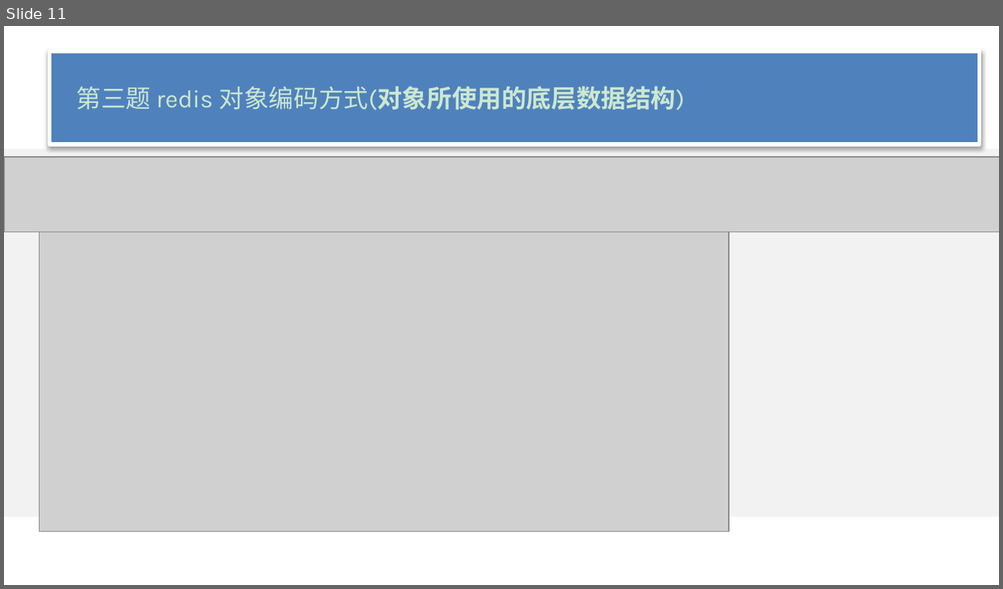
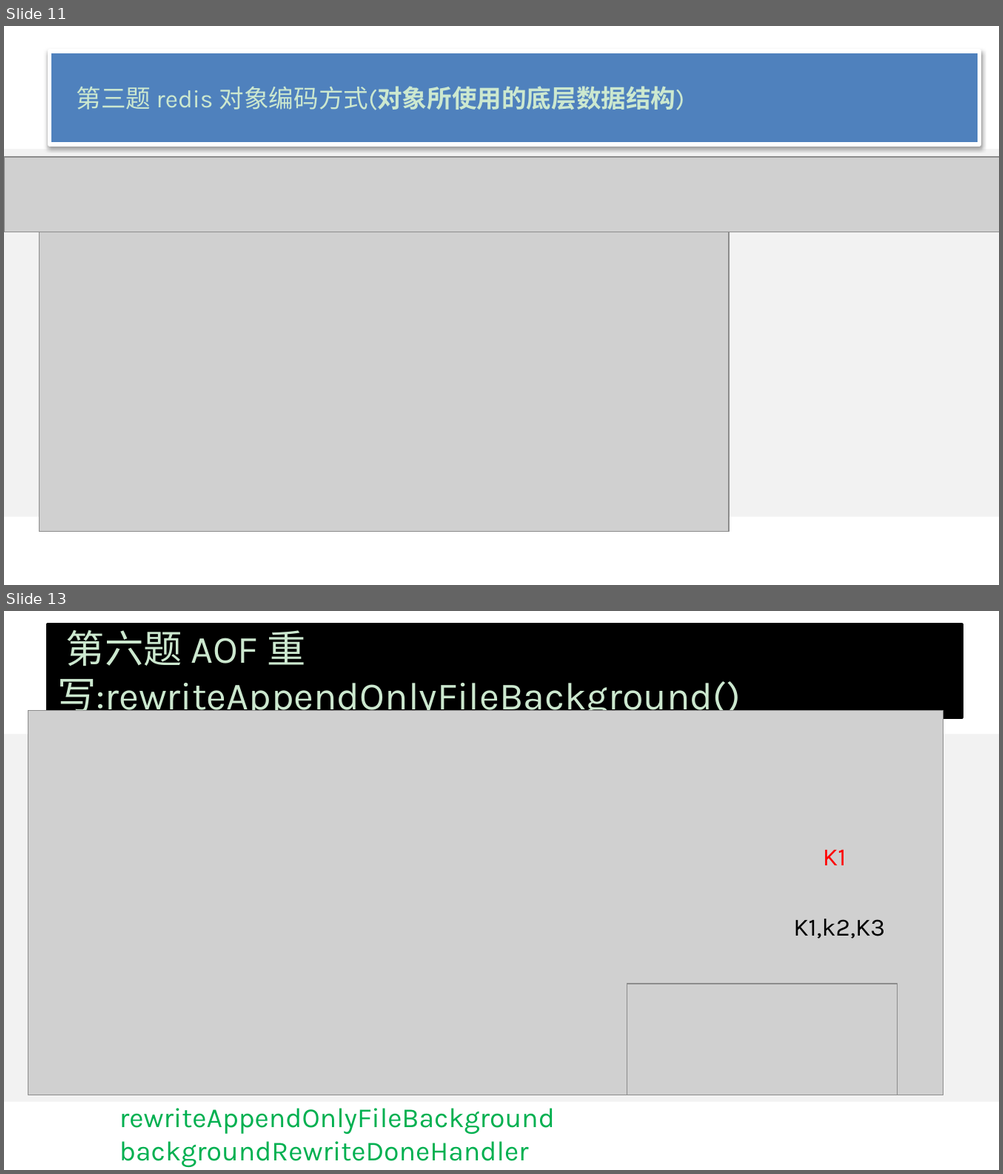
Before and after one commit to wangcy6/weekly, a slide deck: ppt/服务器设计_组件篇.pptx. Shown one above the other, each under a label of ours: slide 11 before the commit, slides 11 and 13 after it; the slides between them are not shown. The pictures are 1003x589 and 1003x1174 pixels, drawn with LibreOffice and Linux fonts; fonts in the diff are those of the drawing; grey boxes stand for pictures; background and template pictures are left out. Boxes give left, top, right and bottom in pixels: in the first picture for what was removed or moved away, otherwise in the second. Text is boxed around its words. In the diff, an @@ line names an element or a change of style, - is before the commit and + after.

```diff
--- a/ppt/服务器设计_组件篇.pptx
+++ b/ppt/服务器设计_组件篇.pptx
@@ slide 13 added at [4, 611, 999, 1170], background #CCE8CF; not listed: 1 template element that a slide beside it also shows @@
@@ title added at [48, 625, 962, 718], fill #000000, outline #000000 2 pt, 28 pt, text #CCE8CF @@
+第六题 AOF 重写:rewriteAppendOnlyFileBackground()
@@ picture added at [28, 710, 943, 1096] @@
@@ text added at [822, 850, 845, 866], 18 pt, text #FF0000 @@
+K1
@@ text added at [793, 919, 885, 939], 18 pt, text #000000 @@
+K1,k2,K3
@@ picture added at [626, 984, 897, 1096] @@
@@ text added at [119, 1108, 555, 1168], 20 pt, text #00B050 @@
+rewriteAppendOnlyFileBackground backgroundRewriteDoneHandler
```
Also in this commit, not shown: 2 slides changed, 5 other slides added.
